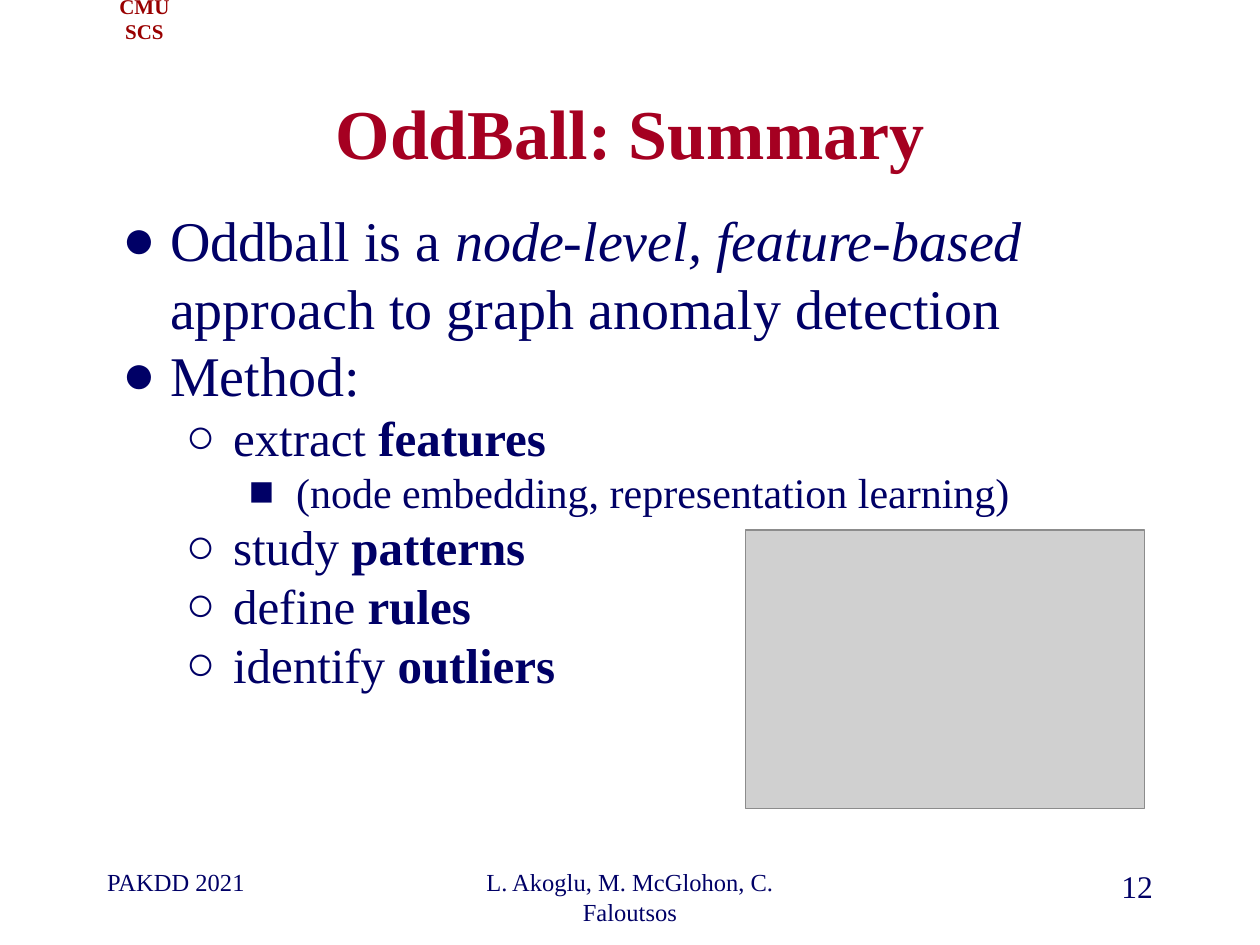
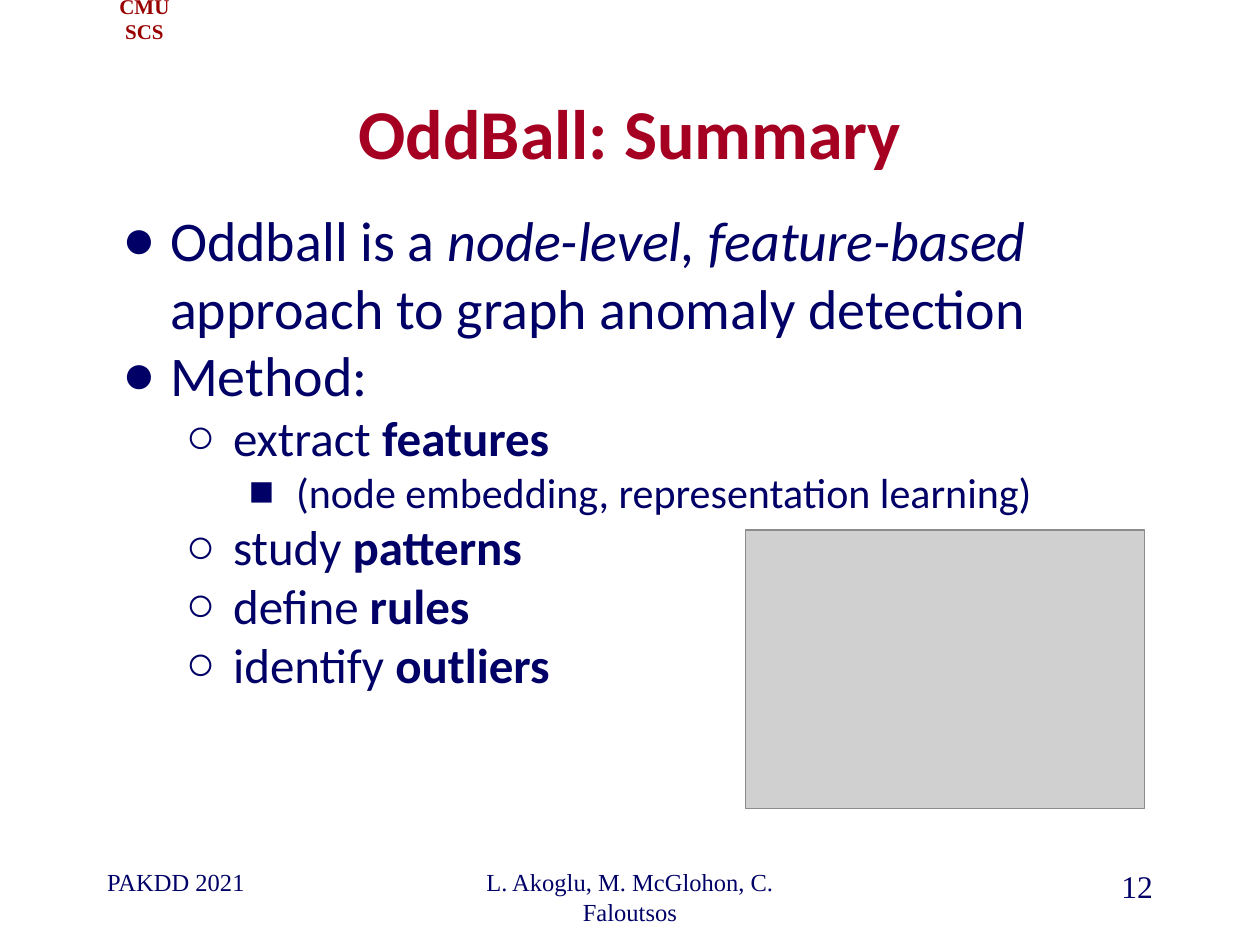
Before and after one commit to cfaloutsos/2021-pakdd-ToT, a slide deck: slide 12 of P1_past_OddBall_ToT.pptx. Drawn at 1260x945 pixels with LibreOffice and Linux fonts; fonts in the diff are those of the drawing; grey boxes stand for pictures; background and template pictures are left out. Boxes give left, top, right and bottom in pixels: in the first picture for what was removed or moved away, otherwise in the second. Text is boxed around its words. In the diff, an @@ line names an element or a change of style, - is before the commit and + after.

```diff
--- a/P1_past_OddBall_ToT.pptx
+++ b/P1_past_OddBall_ToT.pptx
@@ title "OddBall: Summary" at bbox=[359, 110, 901, 170]: font Times New Roman to Calibri @@
@@ text "Oddball is a node-level, feature-based ..." at bbox=[170, 222, 1031, 691]: font Times New Roman to Calibri @@
```
Also in this commit, not shown: 11 other slides changed, 1 slide removed.
